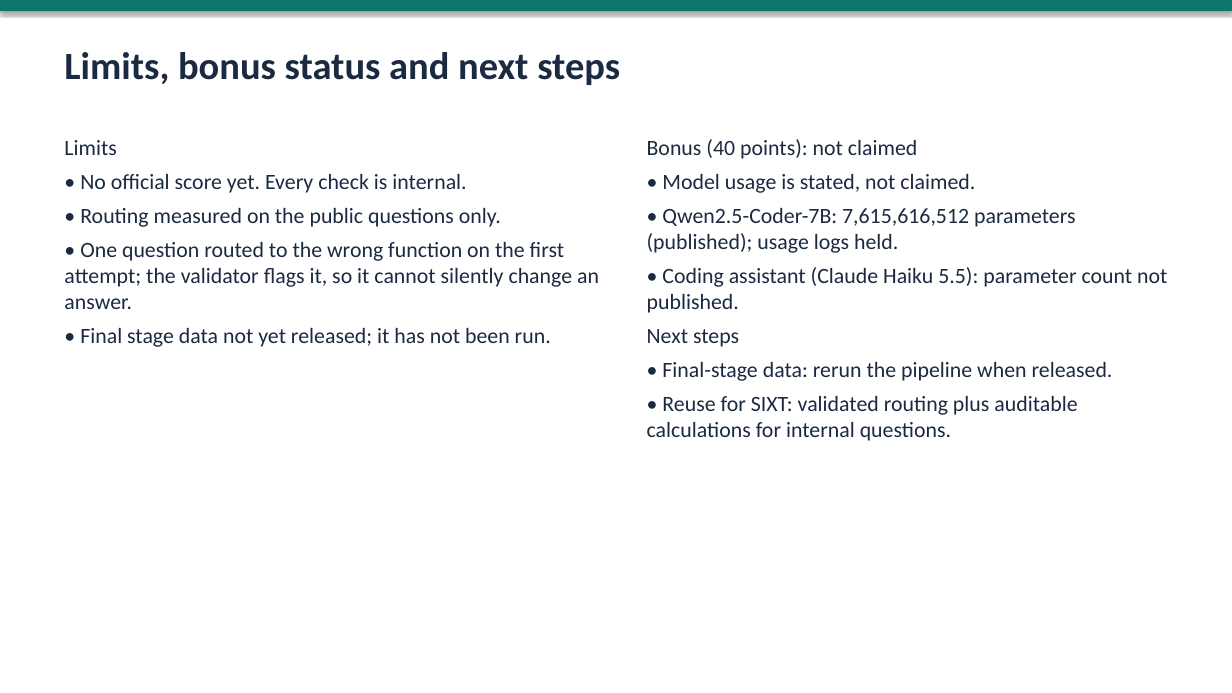
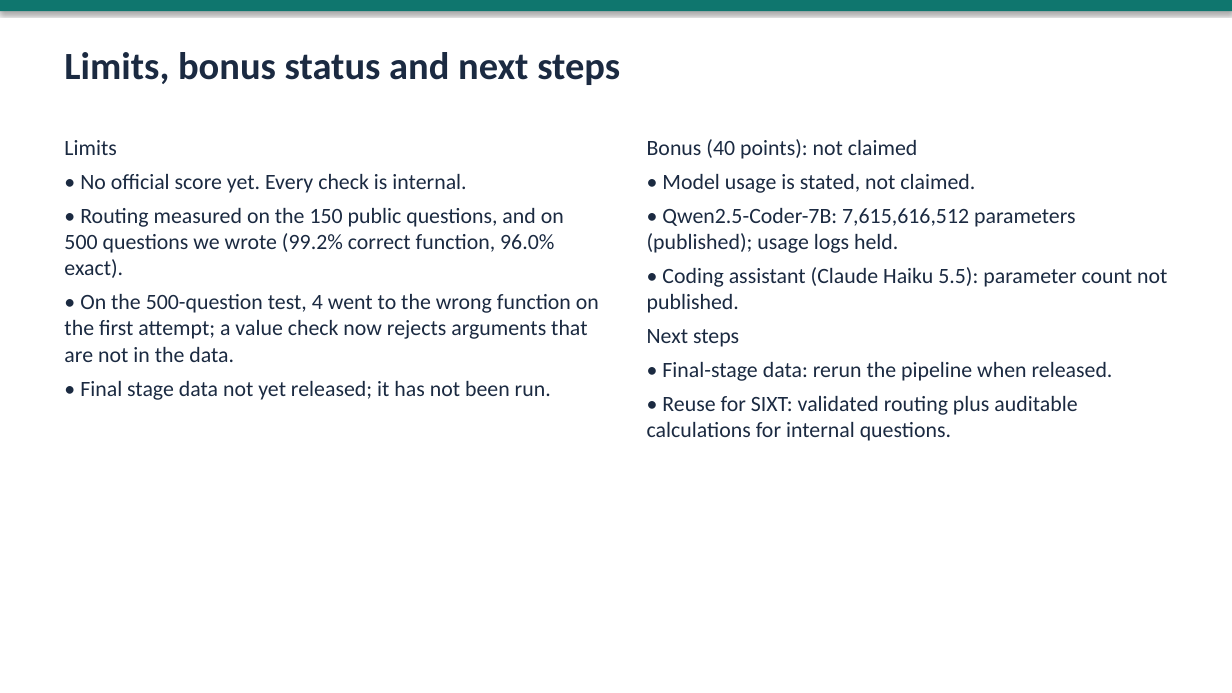
Before and after one commit to Karen2007/sixt-hackathon-2026, a slide deck: slide 5 of Project_5/submission/slides.pptx. Drawn at 1232x693 pixels with LibreOffice and Linux fonts; fonts in the diff are those of the drawing. Boxes give left, top, right and bottom in pixels: in the first picture for what was removed or moved away, otherwise in the second. Text is boxed around its words. In the diff, an @@ line names an element or a change of style, - is before the commit and + after.

```diff
--- a/Project_5/submission/slides.pptx
+++ b/Project_5/submission/slides.pptx
@@ text at [64, 208, 599, 362]: text changed @@
-• Routing measured on the public questions only.
-• One question routed to the wrong function on the first attempt; the validator flags it, so it cannot silently change an answer.
+• Routing measured on the 150 public questions, and on 500 questions we wrote (99.2% correct function, 96.0% exact).
+• On the 500-question test, 4 went to the wrong function on the first attempt; a value check now rejects arguments that are not in the data.
```
Also in this commit, not shown: 1 other slide changed, 2 other files.
